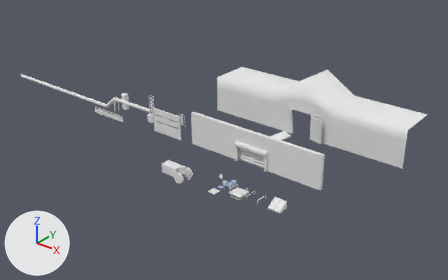
The FBX model Assets/Models/IntroGate.fbx, before and after one commit.
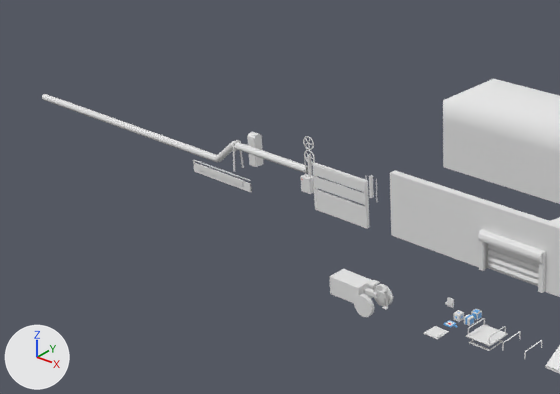
There are two pictures of each version: one whole from a 50 mm camera at (44.8, -53.7, 41.9) aimed at (-13.0, 18.5, -2.8), one close up on the part from 0% to 61% of the width and 10% to 79% of the height. Every picture has the same lights, and +X, +Y and +Z are marked at lower left. The older version's two pictures come first. Where no turn or scale is listed for an object, it has been applied to the vertices. Vertices at exactly the same position are counted once.

The first close-up shows 'FarmPipe1_FrameFilled', 'FarmPipe1_Tube', 'Farm_BarnFront', 'Farm_FenceSegment', 'Farm_Tractor', 'RollerDoorBackWall', 'RollerDoorDoor', 'RollerDoorFrame', 'ScissorLift_Platform', 'Sluice_Frame', 'Sluice_MovingPlate' and 18 more.
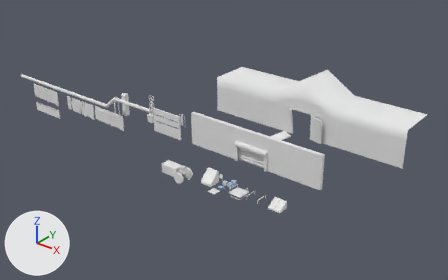
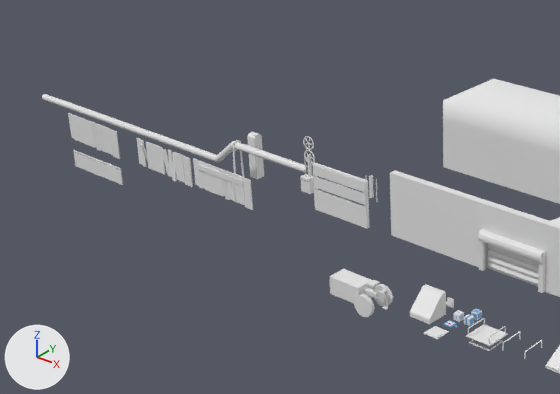
Changed parts and their boxes (x1, y1, x2, y2) in the close-ups (560 x 394 px; the box of a moved part takes in the faces that stretch with it):
```json
{"object": "Farm_FenceSegment.001", "change": "added", "after": [68, 113, 123, 185]}
{"object": "Farm_FenceSegmentShaggy", "change": "added", "after": [136, 138, 193, 187]}
{"object": "Farm_FenceSegment", "change": "reshaped", "before": [193, 160, 252, 192], "after": [193, 158, 253, 210], "on screen": "61% taller"}
{"object": "WireBox_PowerUpPad", "change": "added", "after": [410, 284, 446, 324]}
{"object": "FarmPipe1_FrameFilled", "change": "reshaped", "before": [247, 132, 264, 167], "after": [247, 132, 264, 179], "on screen": "33% taller"}
{"part": 1, "of": "me_cube_028", "change": "moved or reshaped", "before": [249, 162, 264, 167], "after": [249, 162, 264, 179]}
{"part": 2, "of": "me_cube_018", "change": "added", "after": [193, 158, 199, 186]}
{"part": 3, "of": "me_cube_018", "change": "added", "after": [197, 160, 203, 189]}
{"part": 4, "of": "me_cube_018", "change": "added", "after": [200, 161, 205, 189]}
{"part": 5, "of": "me_cube_018", "change": "added", "after": [203, 162, 222, 196]}
{"part": 6, "of": "me_cube_018", "change": "built on", "before": [194, 160, 252, 192], "after": [220, 169, 253, 210]}
```

Edits to the scene script, one JSON object a line:
```json
{"block": "me_cube_018", "where": "# used by ob_farm_fencesegment; location = (-30.88, 9.61, 1.05)"}
{"op": "remove", "block": "me_cube_018", "code": "me_cube_018.from_pydata(...)  # 24 vertices, 14 faces; spans x -3.43..3.53, y -0.08..0.08, z -1.62..-0.56"}
{"op": "add", "block": "me_cube_018", "code": "me_cube_018.from_pydata(...)  # 80 vertices, 60 faces; spans x -3.44..3.55, y -0.13..0.13, z -3.21..-0.45"}
{"block": "me_cube_018", "change": "me_cube_018 part 2: a new loose piece, a box spanning x -3.44..-2.99, y -0.05..0.05, z -2.88..-0.45"}
{"block": "me_cube_018", "change": "me_cube_018 part 3: a new loose piece, a box spanning x -2.98..-2.6, y -0.05..0.05, z -3.0..-0.5"}
{"block": "me_cube_018", "change": "me_cube_018 part 4: a new loose piece, a box spanning x -2.6..-2.21, y -0.05..0.05, z -2.92..-0.47"}
{"block": "me_cube_018", "change": "me_cube_018 part 5: a new loose piece, a box spanning x -2.21..-0.03, y -0.05..0.05, z -3.01..-0.5"}
{"block": "me_cube_018", "change": "me_cube_018 part 6: 16 vertices removed from x -3.41..3.53, y -0.08..0.08, z -1.62..-0.56; 48 vertices added at x -0.06..3.55, y -0.13..0.13, z -3.21..-0.47"}
{"block": "me_cube_018", "change": "other edits to the shape of me_cube_018 do not show in these pictures"}
{"block": "me_cube_028", "where": "# used by ob_farmpipe1_framefilled; location = (-28.64, 13.8, 2.45)"}
{"block": "me_cube_028", "where": "# before: 0 (-3.0, -0.4, -2.99) at pixel (249, 164), 1 (-3.0, 0.45, -2.99), 2 (-2.16, -0.4, -2.99) at pixel (256, 167), 3 (-2.16, 0.45, -2.99) at pixel (263, 164)"}
{"op": "remove", "block": "me_cube_028", "code": "me_cube_028.from_pydata(...)  # 12 vertices, 8 faces; spans x -3.0..-2.16, y -0.4..0.45, z -2.99..-0.15"}
{"op": "add", "block": "me_cube_028", "code": "me_cube_028.from_pydata(...)  # 12 vertices, 8 faces; spans x -3.0..-2.16, y -0.4..0.45, z -4.12..-0.15"}
{"block": "me_cube_028", "change": "me_cube_028 part 1"}
{"op": "add", "block": "me_cube_028", "code": "for i in [*range(0, 4)]: me_cube_028.vertices[i].co += Vector((0.0, 0.0, -1.13))"}
{"op": "add", "block": "me_cube_031_1", "code": ["me_cube_031_1 = bpy.data.meshes.new('Cube.031')", "me_cube_031_1.from_pydata(...)  # 128 vertices, 88 faces; spans x -3.44..3.55, y -0.13..0.13, z -5.77..-0.45"]}
{"op": "add", "block": "me_cube_032_1", "code": ["me_cube_032_1 = bpy.data.meshes.new('Cube.032')", "me_cube_032_1.from_pydata(...)  # 72 vertices, 54 faces; spans x -3.44..3.55, y -0.39..0.45, z -3.21..-0.45"]}
{"op": "add", "block": "me_cube_034_1", "code": ["me_cube_034_1 = bpy.data.meshes.new('Cube.034')", "me_cube_034_1.from_pydata([(-0.86, -0.86, -0.86), (-0.86, 0.86, -0.86), (-0.86, 0.86, 0.86), (0.86, -0.86, -0.86), (0.86, 0.86, -0.86), (0.86, 0.86, 0.86), (-0.86, -0.86, -0.5), (-0.86, 0.5, 0.86), (0.86, 0.5, 0.86), (0.86, -0.86, -0.5)], [], [(1, 2, 5, 4), (1, 4, 3, 0), (8, 7, 6, 9), (3, 9, 6, 0), (0, 6, 7, 2, 1), (5, 2, 7, 8), (4, 5, 8, 9, 3)])"]}
{"op": "add", "block": "ob_farm_fencesegment_001", "code": ["ob_farm_fencesegment_001 = bpy.data.objects.new('Farm_FenceSegment.001', me_cube_031_1)", "ob_farm_fencesegment_001.location = (-48.19, 9.61, 1.05)"]}
{"op": "add", "block": "ob_farm_fencesegmentshaggy", "code": ["ob_farm_fencesegmentshaggy = bpy.data.objects.new('Farm_FenceSegmentShaggy', me_cube_032_1)", "ob_farm_fencesegmentshaggy.location = (-38.34, 9.61, 1.05)"]}
{"op": "add", "block": "ob_wirebox_poweruppad", "code": ["ob_wirebox_poweruppad = bpy.data.objects.new('WireBox_PowerUpPad', me_cube_034_1)", "ob_wirebox_poweruppad.location = (-2.84, 2.74, 0.55)"]}
```
